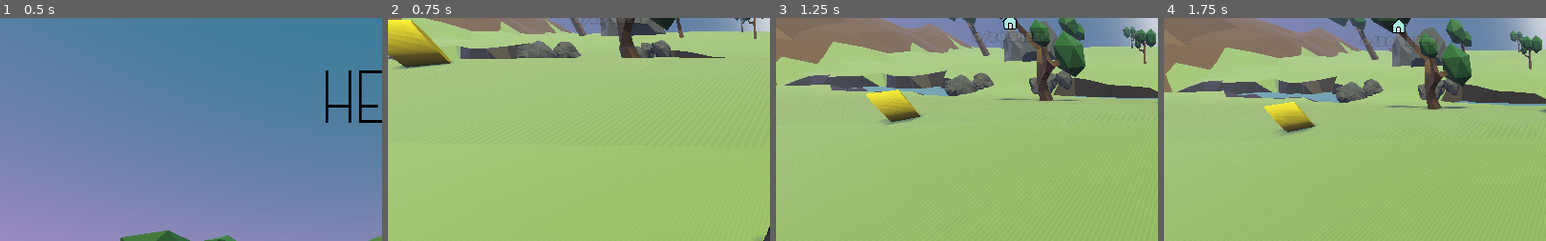
Above: before the commit, frames 1-4 (left to right).
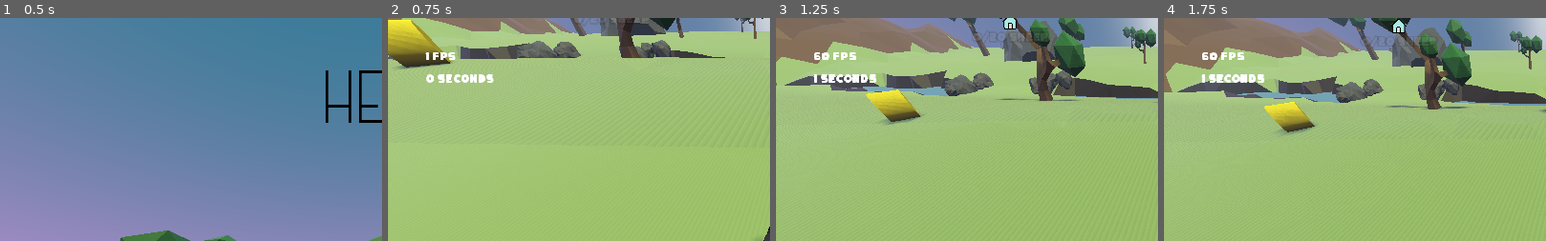
Above: after the commit, the same moments.

Repository: panic-fennecs/ideal-garbanzo
Game: Godot game, scene res://StartScreen.tscn
Two runs of this game, one before a commit and one after it. Both use one fixed random seed, a clock stepped at 60 frames per second and the inputs below. Sound files missing from this copy of the repository are replaced by a short silence.
Inputs (mouse positions are % of the whole screen's width and height, from its top left):
- Up to frame 1 (0.5 s): no input
- Up to frame 2 (0.75 s): click "Start Game" at 0.5 s
- Up to frame 3 (1.25 s): no input
- Up to frame 4 (1.75 s): tap Enter at 1.25 s; move the mouse to (72, 45) at 1.27 s; click (72, 45) at 1.42 s
The pictures show only the part of the screen within x 0-50%, y 0-50%; the shares and areas given below are measured in that part.

Frame 1 is identical in both runs. In frame 2, 0.6% of the frame differs, in the area x 9-28%, y 15-30%; in frame 3, 0.7%, in the area x 9-27%, y 15-30%; in frame 4, 0.7%.

Commit message:
add fps and time label

Diff:
--- a/Main.tscn
+++ b/Main.tscn
@@ -1,5 +1,6 @@
-[gd_scene load_steps=6 format=2]
+[gd_scene load_steps=7 format=2]
 
+[ext_resource path="res://Time.tscn" type="PackedScene" id=1]
 [ext_resource path="res://Main.gd" type="Script" id=2]
 [ext_resource path="res://Dog.tscn" type="PackedScene" id=3]
 [ext_resource path="res://Camera.gd" type="Script" id=4]
@@ -38,3 +39,5 @@
 
 [node name="WorldEnvironment" type="WorldEnvironment" parent="."]
 environment = SubResource( 2 )
+
+[node name="Time" parent="." instance=ExtResource( 1 )]
--- /dev/null
+++ b/Time.gd
@@ -0,0 +1,13 @@
+extends Spatial
+
+var start_time = null
+
+func _ready():
+	start_time = OS.get_unix_time()
+
+func elapsed_time():
+	return OS.get_unix_time() - start_time
+
+func _process(delta):
+	$ElapsedTimeLabel.text = String(elapsed_time()) + " seconds"
+	$FpsLabel.text = String(Performance.get_monitor(Performance.TIME_FPS)) + " fps"
--- /dev/null
+++ b/Time.tscn
@@ -0,0 +1,35 @@
+[gd_scene load_steps=5 format=2]
+
+[ext_resource path="res://ToyBox.ttf" type="DynamicFontData" id=1]
+[ext_resource path="res://Time.gd" type="Script" id=2]
+
+[sub_resource type="DynamicFont" id=3]
+font_data = ExtResource( 1 )
+
+[sub_resource type="DynamicFont" id=4]
+font_data = ExtResource( 1 )
+
+[node name="Time" type="Spatial"]
+script = ExtResource( 2 )
+
+[node name="ElapsedTimeLabel" type="Label" parent="."]
+margin_left = 50.0
+margin_top = 60.0
+margin_right = 250.0
+margin_bottom = 90.0
+custom_fonts/font = SubResource( 3 )
+valign = 2
+__meta__ = {
+"_edit_use_anchors_": false
+}
+
+[node name="FpsLabel" type="Label" parent="."]
+margin_left = 50.0
+margin_top = 30.0
+margin_right = 250.0
+margin_bottom = 60.0
+custom_fonts/font = SubResource( 4 )
+valign = 2
+__meta__ = {
+"_edit_use_anchors_": false
+}
Not shown, changed: todo.md
